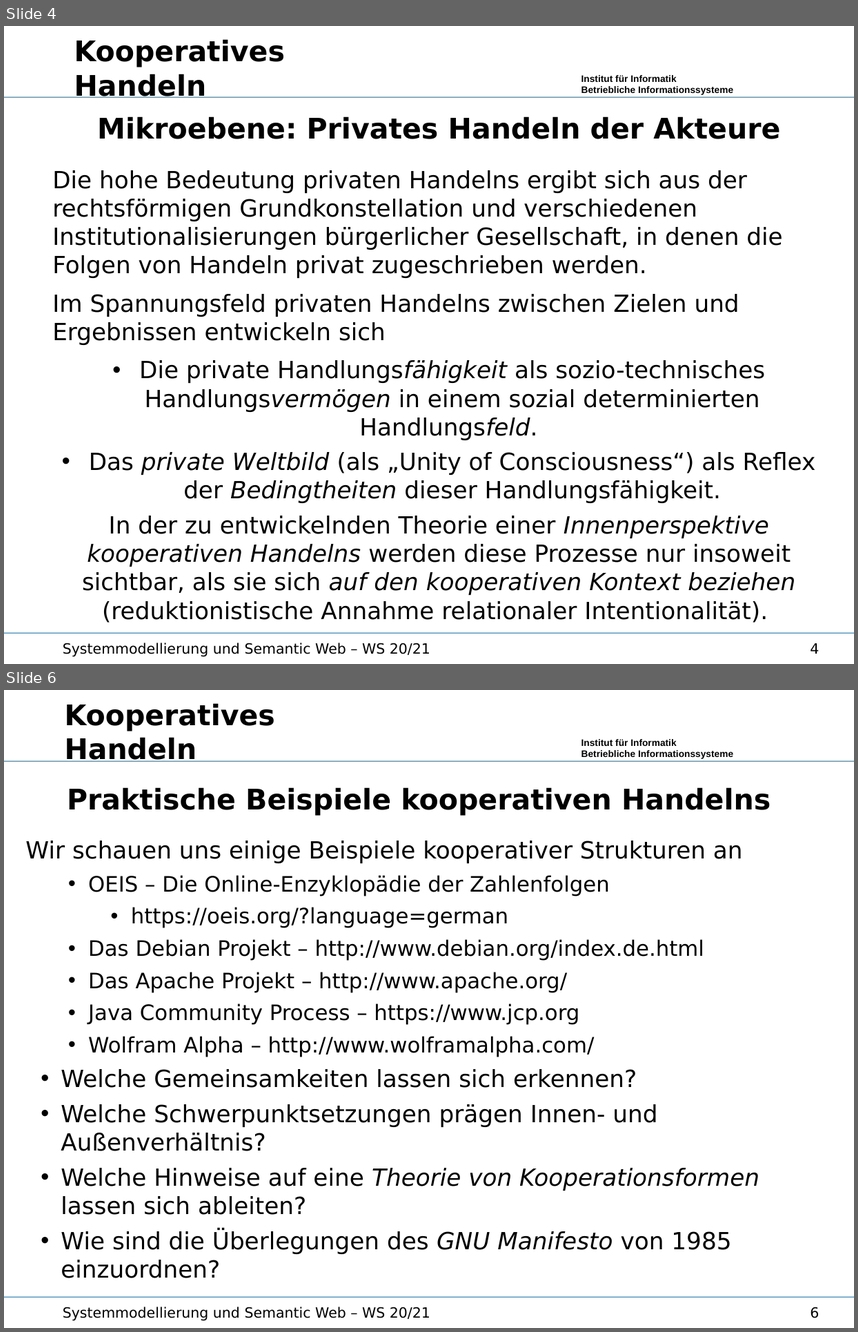
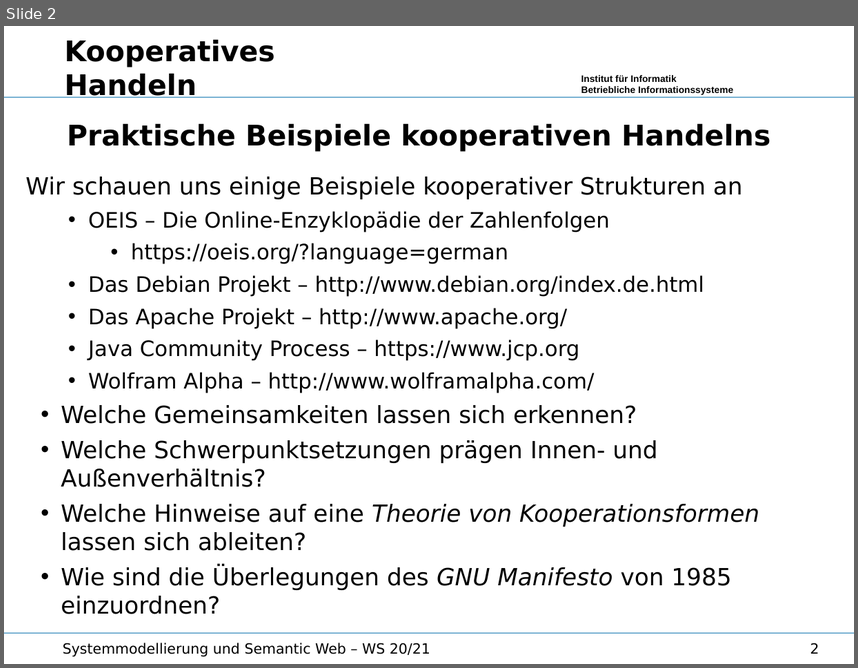
Before and after one commit to wumm-project/Leipzig-Seminar, a slide deck: Wintersemester-2020/Vorlesung/KooperativesHandeln.odp. Shown one above the other, each under a label of ours: slides 4 and 6 before the commit, slide 2 after it; the slides between them are not shown. The pictures are 858x1332 and 858x668 pixels, drawn with LibreOffice and Linux fonts; fonts in the diff are those of the drawing; background and template pictures are left out. Boxes give left, top, right and bottom in pixels: in the first picture for what was removed or moved away, otherwise in the second. Text is boxed around its words. In the diff, an @@ line names an element or a change of style, - is before the commit and + after.

```diff
--- a/Wintersemester-2020/Vorlesung/KooperativesHandeln.odp
+++ b/Wintersemester-2020/Vorlesung/KooperativesHandeln.odp
@@ slide 4 removed at [4, 26, 854, 664], background #FFFFFF; not listed: 3 template elements that a slide beside it also shows @@
@@ text removed at [74, 39, 285, 98] @@
-Kooperatives Handeln
@@ text removed at [52, 116, 816, 595] @@
-Mikroebene: Privates Handeln der Akteure
-Die hohe Bedeutung privaten Handelns ergibt sich aus der rechtsförmigen Grundkonstellation und verschiedenen Institutionalisierungen bürgerlicher Gesellschaft, in denen die Folgen von Handeln privat zugeschrieben werden.
-Im Spannungsfeld privaten Handelns zwischen Zielen und Ergebnissen entwickeln sich
-• Die private Handlungsfähigkeit als sozio-technisches Handlungsvermögen in einem sozial determinierten Handlungsfeld.
-• Das private Weltbild (als „Unity of Consciousness“) als Reflex der Bedingtheiten dieser Handlungsfähigkeit.
-In der zu entwickelnden Theorie einer Innenperspektive kooperativen Handelns werden diese Prozesse nur insoweit sichtbar, als sie sich auf den kooperativen Kontext beziehen (reduktionistische Annahme relationaler Intentionalität).
@@ text removed at [63, 642, 430, 657] @@
-Systemmodellierung und Semantic Web – WS 20/21
@@ page number removed at [810, 643, 819, 653] @@
-4
@@ what was slide 6 is now slide 2 @@
@@ page number at [810, 642, 819, 653]: text changed @@
-6
+2
```
Also in this commit, not shown: 1 slide added, 4 other slides removed, 4 other files.
